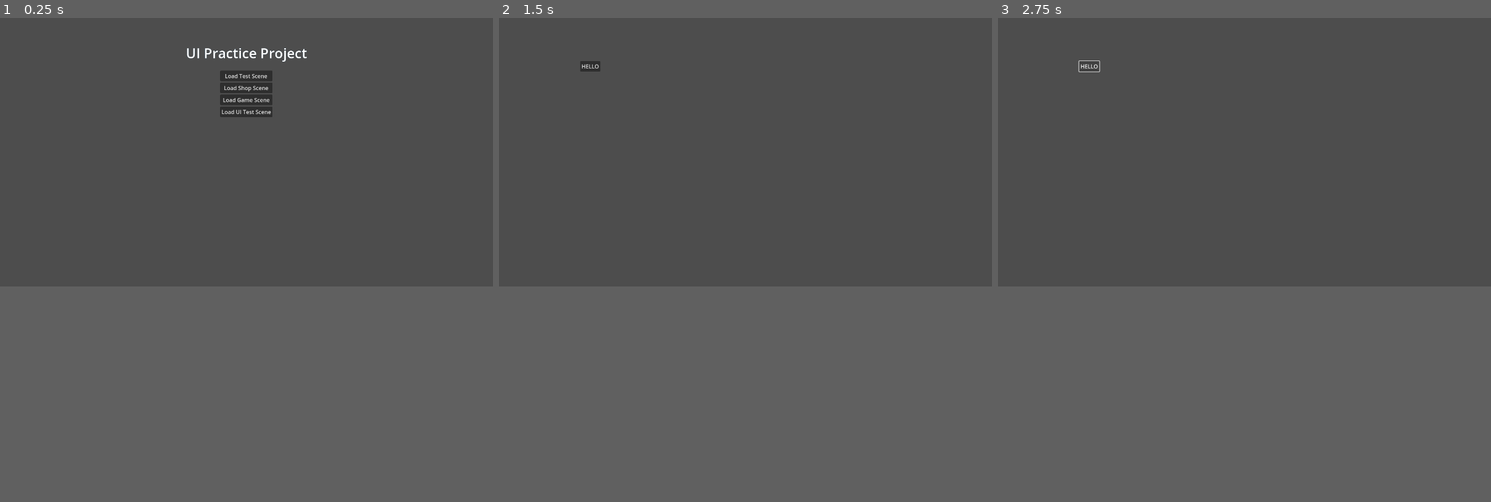
Above: before the commit, frames 1-3 (left to right).
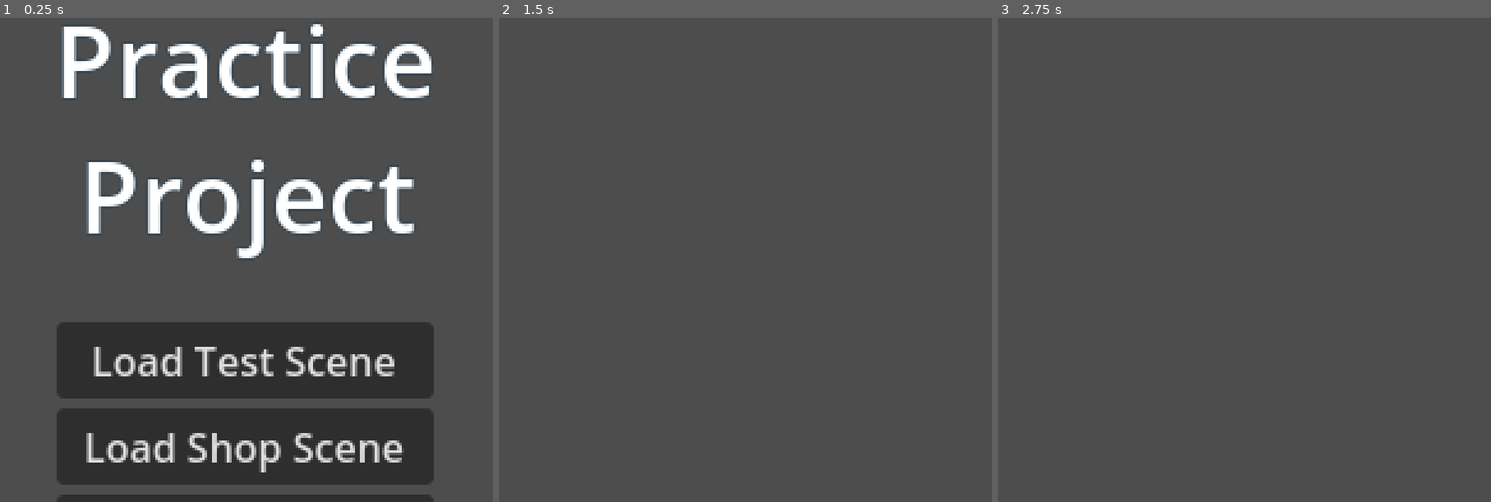
Above: after the commit, the same moments.

Repository: DSurguy/spring-2024-2d-jam
Game: Godot game, scene res://scenes/MainScene/MainScene.tscn
Two runs of this game, one before a commit and one after it. Both use one fixed random seed, a clock stepped at 60 frames per second and the inputs below. Sound files missing from this copy of the repository are replaced by a short silence.
Inputs (mouse positions are in pixels of both pictures, inside the frame that each line leads up to):
- Up to frame 1 (0.25 s): no input
- Up to frame 2 (1.5 s): tap Enter (ui_accept) at 0.5, 0.77 s; move the mouse to (853, 134) at 0.52 s; hold D (move_right) 0.53-1.25 s; tap E (interact) at 0.6 s; click "Load Test Scene" at 1.25 s
- Up to frame 3 (2.75 s): click (1091, 66) at 2 s, where only the run before the commit has a clickable "HELLO"
In our replay, the window is 800x450 before the commit and 800x800 after it. These sizes can differ from the game's own. Grey fills any space a smaller window leaves; there, only what the larger window draws over its background counts as a difference.

The runs differ from the first frame. In frame 1, 32% of the frame differs, in the area x 0-100%, y 1-100%; in frame 2, less than 0.1%; in frame 3, less than 0.1%.

Commit message:
Finish up live plant physics

Diff:
--- a/project.godot
+++ b/project.godot
@@ -17,8 +17,9 @@
 
 [display]
 
-window/size/viewport_width=1440
-window/size/viewport_height=810
+window/size/viewport_width=200
+window/size/viewport_height=200
+window/stretch/mode="viewport"
 
 [input]
 
--- /dev/null
+++ b/scenes/GameScene/Plants/WallPlant/WallPlant.gd
@@ -0,0 +1,13 @@
+class_name WallPlant extends Node2D
+
+@export var segments: int = 3
+@export var harvested: bool = false
+
+func _ready():
+	$WallPlantRoot.attach_to_next_part($WallPlantStalk)
+	$WallPlantStalk.attach_to_next_part($WallPlantStalk2)
+	$WallPlantStalk2.attach_to_next_part($WallPlantStalk3)
+	$WallPlantStalk3.attach_to_next_part($WallPlantLeaf.get_rigid_body())
+
+func harvest():
+	harvested = true
--- /dev/null
+++ b/scenes/GameScene/Plants/WallPlant/WallPlant.tscn
@@ -0,0 +1,24 @@
+[gd_scene load_steps=5 format=3 uid="uid://11s0v6poswf7"]
+
+[ext_resource type="Script" path="res://scenes/GameScene/Plants/WallPlant/WallPlant.gd" id="1_sbm6h"]
+[ext_resource type="PackedScene" uid="uid://vy3uli2gxbc8" path="res://scenes/GameScene/Plants/WallPlant/WallPlantRoot.tscn" id="2_w072p"]
+[ext_resource type="PackedScene" uid="uid://dcjdci4ih1gmn" path="res://scenes/GameScene/Plants/WallPlant/WallPlantStalk.tscn" id="3_c3l2i"]
+[ext_resource type="PackedScene" uid="uid://b41jrltk4dtxi" path="res://scenes/GameScene/Plants/WallPlant/WallPlantLeaf.tscn" id="4_147r7"]
+
+[node name="WallPlant" type="Node2D"]
+position = Vector2(97, 149)
+script = ExtResource("1_sbm6h")
+
+[node name="WallPlantRoot" parent="." instance=ExtResource("2_w072p")]
+
+[node name="WallPlantStalk" parent="." instance=ExtResource("3_c3l2i")]
+position = Vector2(15, -23)
+
+[node name="WallPlantStalk2" parent="." instance=ExtResource("3_c3l2i")]
+position = Vector2(15, -53)
+
+[node name="WallPlantStalk3" parent="." instance=ExtResource("3_c3l2i")]
+position = Vector2(15, -83)
+
+[node name="WallPlantLeaf" parent="." instance=ExtResource("4_147r7")]
+position = Vector2(15, -98)
--- /dev/null
+++ b/scenes/GameScene/Plants/WallPlant/WallPlantLeaf.gd
@@ -0,0 +1,15 @@
+class_name WallPlantLeaf extends Node2D
+
+var rand = RandomNumberGenerator.new()
+@onready var sprite_position = $ColorRect.position
+
+func get_rigid_body():
+	return $RigidBody2D
+
+func _ready():
+	$RigidBody2D.apply_force(Vector2(rand.randi_range(-10, 50), -250), $RigidBody2D.position)
+#
+func _physics_process(delta):
+	$RigidBody2D.apply_force(Vector2(rand.randi_range(-10, 50), -250), $RigidBody2D.position)
+	$ColorRect.position = sprite_position + $RigidBody2D.position
+	pass
--- /dev/null
+++ b/scenes/GameScene/Plants/WallPlant/WallPlantLeaf.tscn
@@ -0,0 +1,22 @@
+[gd_scene load_steps=3 format=3 uid="uid://b41jrltk4dtxi"]
+
+[ext_resource type="Script" path="res://scenes/GameScene/Plants/WallPlant/WallPlantLeaf.gd" id="1_bps1y"]
+
+[sub_resource type="RectangleShape2D" id="RectangleShape2D_vfail"]
+size = Vector2(2, 2)
+
+[node name="WallPlantLeaf" type="Node2D"]
+script = ExtResource("1_bps1y")
+
+[node name="ColorRect" type="ColorRect" parent="."]
+offset_left = -12.0
+offset_top = -21.0
+offset_right = 12.0
+offset_bottom = 2.0
+color = Color(0, 0.405151, 0.228771, 1)
+
+[node name="RigidBody2D" type="RigidBody2D" parent="."]
+mass = 0.2
+
+[node name="CollisionShape2D" type="CollisionShape2D" parent="RigidBody2D"]
+shape = SubResource("RectangleShape2D_vfail")
--- /dev/null
+++ b/scenes/GameScene/Plants/WallPlant/WallPlantRoot.gd
@@ -0,0 +1,5 @@
+class_name WallPlantRoot extends StaticBody2D
+
+func attach_to_next_part(next_part: PhysicsBody2D):
+	$PinJoint2D.node_a = self.get_path()
+	$PinJoint2D.node_b = next_part.get_path()
--- /dev/null
+++ b/scenes/GameScene/Plants/WallPlant/WallPlantRoot.tscn
@@ -0,0 +1,14 @@
+[gd_scene load_steps=2 format=3 uid="uid://vy3uli2gxbc8"]
+
+[ext_resource type="Script" path="res://scenes/GameScene/Plants/WallPlant/WallPlantRoot.gd" id="1_57nqj"]
+
+[node name="WallPlantRoot" type="StaticBody2D"]
+script = ExtResource("1_57nqj")
+
+[node name="Sprite2D" type="Sprite2D" parent="."]
+
+[node name="PinJoint2D" type="PinJoint2D" parent="."]
+position = Vector2(15, -8)
+
+[node name="CollisionPolygon2D" type="CollisionPolygon2D" parent="."]
+polygon = PackedVector2Array(-16, -16, 16, -8, -16, 16)
--- /dev/null
+++ b/scenes/GameScene/Plants/WallPlant/WallPlantStalk.gd
@@ -0,0 +1,12 @@
+class_name WallPlantStalk extends RigidBody2D
+
+func attach_to_next_part(next_part: PhysicsBody2D):
+	$PinJoint2D.node_a = self.get_path()
+	$PinJoint2D.node_b = next_part.get_path()
+
+func _ready():
+	apply_force(Vector2(0, -200))
+
+func _physics_process(delta):
+	apply_force(Vector2(0, -200))
+	pass
--- /dev/null
+++ b/scenes/GameScene/Plants/WallPlant/WallPlantStalk.tscn
@@ -0,0 +1,29 @@
+[gd_scene load_steps=3 format=3 uid="uid://dcjdci4ih1gmn"]
+
+[ext_resource type="Script" path="res://scenes/GameScene/Plants/WallPlant/WallPlantStalk.gd" id="1_oerhg"]
+
+[sub_resource type="RectangleShape2D" id="RectangleShape2D_bpb5y"]
+size = Vector2(4, 32)
+
+[node name="WallPlantStalk" type="RigidBody2D"]
+mass = 0.2
+script = ExtResource("1_oerhg")
+
+[node name="Sprite2D" type="Sprite2D" parent="."]
+visible = false
+
+[node name="PinJoint2D" type="PinJoint2D" parent="."]
+position = Vector2(0, -15)
+angular_limit_upper = 1.5708
+
+[node name="CollisionShape2D" type="CollisionShape2D" parent="."]
+shape = SubResource("RectangleShape2D_bpb5y")
+debug_color = Color(0, 0.643137, 0.270588, 0.419608)
+
+[node name="ColorRect" type="ColorRect" parent="."]
+visible = false
+offset_left = -2.0
+offset_top = -16.0
+offset_right = 2.0
+offset_bottom = 16.0
+color = Color(0.194061, 0.760533, 0.45753, 1)
